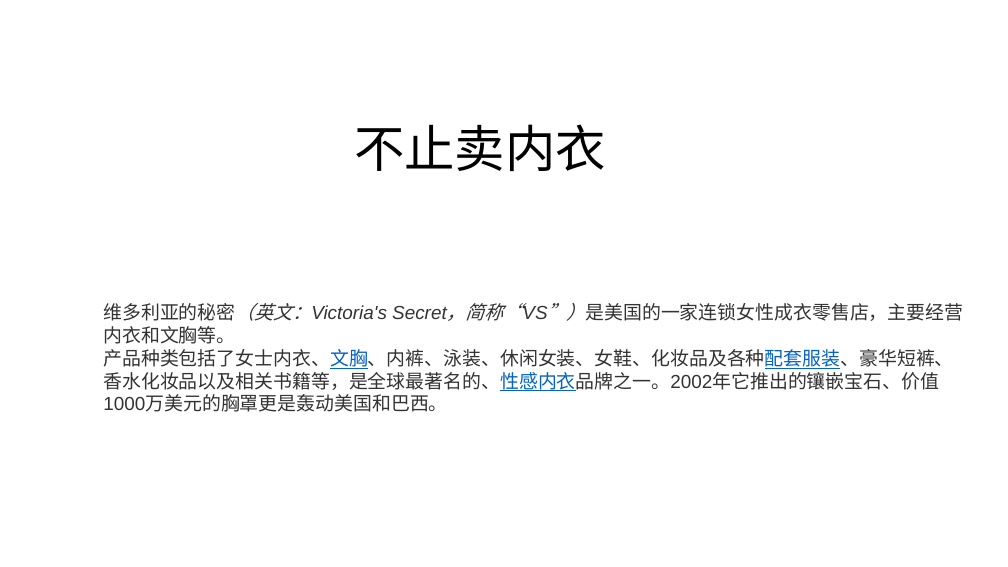
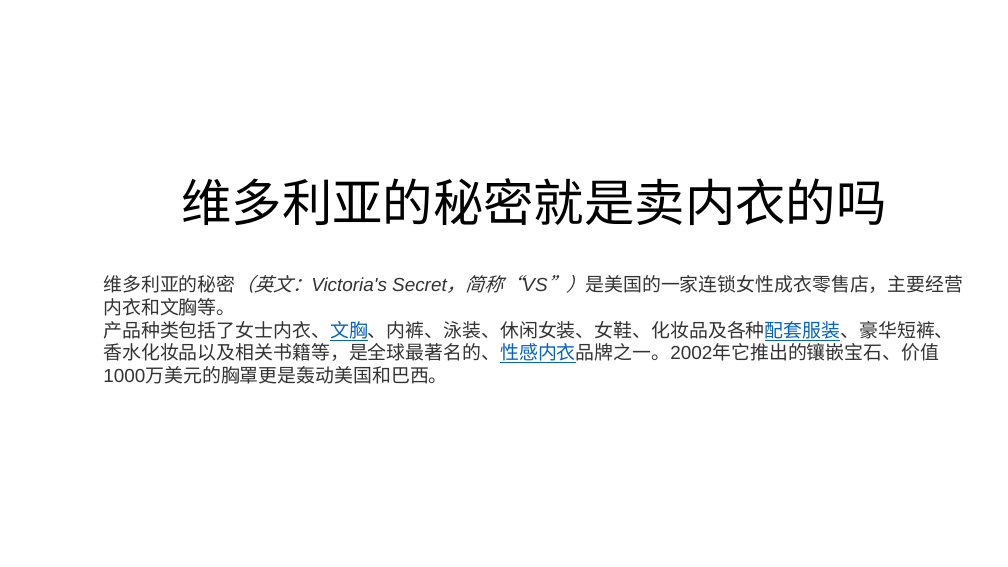
Before and after one commit to FredJiangFei/freetalk, a slide deck: slide 8 of 维多利亚的秘密/Victoria's Secret.pptx (slide 3 before the commit). Drawn at 1008x567 pixels with LibreOffice and Linux fonts; fonts in the diff are those of the drawing. Boxes give left, top, right and bottom in pixels: in the first picture for what was removed or moved away, otherwise in the second. Text is boxed around its words. In the diff, an @@ line names an element or a change of style, - is before the commit and + after.

```diff
--- a/维多利亚的秘密/Victoria's Secret.pptx
+++ b/维多利亚的秘密/Victoria's Secret.pptx
@@ text at (181,178,886,225): text changed @@
-不止卖内衣
+维多利亚的秘密就是卖内衣的吗
@@ text "维多利亚的秘密（英文：Victoria's Secret，简称“VS”）是美国的一家连锁女性成衣零售店，主要经营内衣和文 ...": place and size @@
-text "维多利亚的秘密（英文：Victoria's Secret，简称“VS”）是美国的一家连锁女性成衣零售店，主要经营内衣和文 ..." at (103,303,963,412)
+text "维多利亚的秘密（英文：Victoria's Secret，简称“VS”）是美国的一家连锁女性成衣零售店，主要经营内衣和文 ..." at (103,275,963,384)
```
Also in this commit, not shown: 2 other slides changed, 10 slides added, 5 slides removed, 2 other files.
